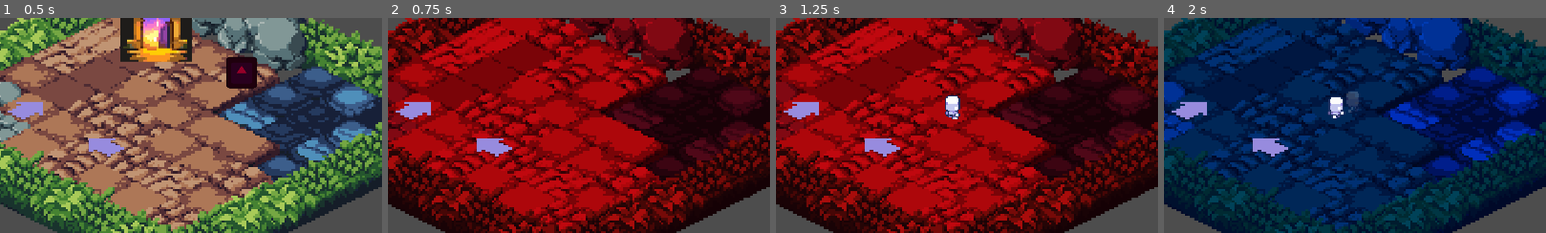
Above: before the commit, frames 1-4 (left to right).
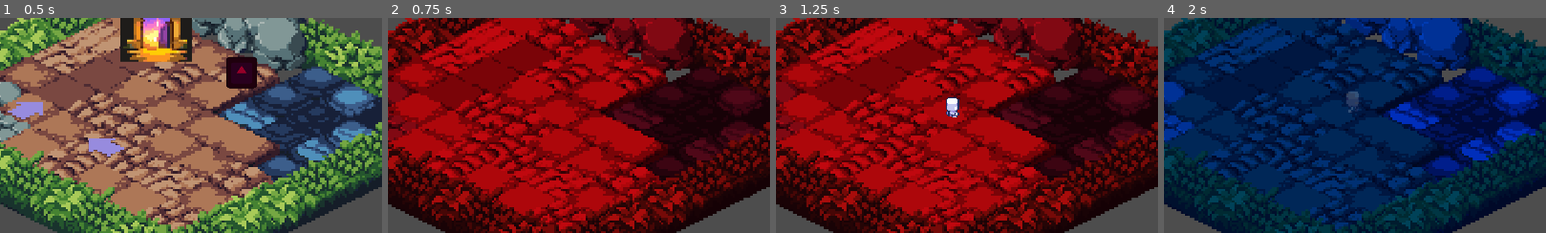
Above: after the commit, the same moments.

Repository: HephaistosForge/Chronominions
Game: Godot game, scene res://playgrounds/playground_brutenis.tscn
The game is run twice, just before and just after one commit, with the same random seed, the same clock (stepped at 60 frames per second) and the same inputs. The engine's default icon, where the game draws it, is replaced by a stand-in: a white triangle on a blue panel in a dark square.
Inputs (mouse positions are % of the whole screen's width and height, from its top left):
- Up to frame 1 (0.5 s): no input
- Up to frame 2 (0.75 s): click (97, 50) at 0.5 s
- Up to frame 3 (1.25 s): no input
- Up to frame 4 (2 s): click (97, 50) at 1.25 s
The pictures show only the part of the screen within x 27-77%, y 19-69%; the shares and areas given below are measured in that part.

Frame 1 is identical in both runs. In frame 2, 1.0% of the frame differs, in the area x 2-33%, y 39-65%; in frame 3, 1.2%; in frame 4, 1.4%, in the area x 2-48%, y 36-65%.

Commit message:
Direction markers can now register on epoch tile map

Diff:
--- a/game_objects/direction_marker/direction_marker.gd
+++ b/game_objects/direction_marker/direction_marker.gd
@@ -1,5 +1,6 @@
 @tool
 extends Area2D
+
 
 
 @export var direction: Globals.Direction = Globals.Direction.NW:
@@ -19,6 +20,13 @@
 				Globals.Direction.NW: Vector2(1, 2),
 			}[new_direction] * 8
 
+func _ready():
+	var parent = get_parent()
+	if parent.is_in_group("epoch_tile_map"):
+		parent.register_direction_marker(self, Globals.direction_to_vec(direction))
+	else:
+		assert(false, "DirectionMarker must be child of EpochTileMap!")
+
 func _physics_process(delta):
 	if not Engine.is_editor_hint():
 		for body in get_overlapping_bodies():
--- a/game_objects/direction_marker/direction_marker.tscn
+++ b/game_objects/direction_marker/direction_marker.tscn
@@ -31,3 +31,4 @@
 [node name="IntentionallySmallCollisionShape" type="CollisionShape2D" parent="."]
 rotation = 1.5708
 shape = SubResource("CircleShape2D_pn3ig")
+disabled = true
--- a/game_objects/lemmings/lemming.gd
+++ b/game_objects/lemmings/lemming.gd
@@ -18,6 +18,10 @@
 func _ready():
 	world = get_tree().get_first_node_in_group("world")
 	world.epoch_map.epoch_changed.connect(set_visibility)
+	var tween = create_tween()
+	self.scale = Vector2.ZERO
+	tween.tween_property(self, "scale", Vector2(1, 1), 0.4) \
+		.set_ease(Tween.EASE_OUT).set_trans(Tween.TRANS_BOUNCE)
 
 
 func _physics_process(delta):
@@ -32,6 +36,10 @@
 
 	if lemming_epoch_map.is_on_mountain(self):
 		self.bounce()
+
+	var new_direction = lemming_epoch_map.new_direction_if_on_direction_marker(self)
+	if new_direction != null:
+		direction = new_direction
 
 
 
--- a/game_objects/lemmings/lemming.tscn
+++ b/game_objects/lemmings/lemming.tscn
@@ -130,10 +130,26 @@
 "values": [Rect2(80, 24, 16, 24), Rect2(80, 48, 16, 24), Rect2(80, 72, 16, 24), Rect2(80, 48, 16, 24)]
 }
 
+[sub_resource type="Animation" id="Animation_t7mla"]
+resource_name = "spawn"
+tracks/0/type = "value"
+tracks/0/imported = false
+tracks/0/enabled = true
+tracks/0/path = NodePath(".:scale")
+tracks/0/interp = 2
+tracks/0/loop_wrap = true
+tracks/0/keys = {
+"times": PackedFloat32Array(),
+"transitions": PackedFloat32Array(),
+"update": 0,
+"values": []
+}
+
 [sub_resource type="AnimationLibrary" id="AnimationLibrary_gcv2c"]
 _data = {
 "RESET": SubResource("Animation_0ipbq"),
 "die": SubResource("Animation_cqgyx"),
+"spawn": SubResource("Animation_t7mla"),
 "walk_ne": SubResource("Animation_hxcxv"),
 "walk_nw": SubResource("Animation_yaxm3"),
 "walk_se": SubResource("Animation_cuncu"),
@@ -161,4 +177,5 @@
 libraries = {
 "": SubResource("AnimationLibrary_gcv2c")
 }
+autoplay = "spawn"
 speed_scale = 2.0
--- a/game_objects/map/epoch_map/epoch_tile_map/epoch_tile_map.gd
+++ b/game_objects/map/epoch_map/epoch_tile_map/epoch_tile_map.gd
@@ -1,6 +1,8 @@
 extends TileMap
 
 @export var epoch : Globals.Epoch
+
+var direction_markers: Dictionary = {}
 
 func _input(event: InputEvent) -> void:
 	if event is InputEventMouseButton and event.is_pressed():
@@ -11,6 +13,12 @@
 func world_to_tile_coord(coord: Vector2) -> Vector2:
 	return local_to_map(coord)
 
+func _ready():
+	print(epoch, direction_markers)
+
+func register_direction_marker(node: Node2D, direction: Vector2):
+	direction_markers[_node_to_tile_coord(node)] = direction
+	print(epoch, direction_markers)
 
 func get_tile_data_at_mouse_pos() -> TileData:
 	var tile_map_coordinates = local_to_map(get_local_mouse_position())
@@ -21,10 +29,13 @@
 func get_centered_tile_position_from_world_position(world_pos: Vector2) -> Vector2:
 	return to_global(map_to_local(local_to_map(to_local(world_pos))))
 
+func _node_to_tile_coord(node: Node2D):
+	var local_node_pos = to_local(node.global_position)
+	return local_to_map(local_node_pos)
+
 func _node_to_tile_data(node: Node2D):
-	var local_node_pos = to_local(node.global_position)
-	var tile_coord = local_to_map(local_node_pos)
-	return get_cell_tile_data(0,tile_coord)
+	var tile_coord = _node_to_tile_coord(node)
+	return get_cell_tile_data(0, tile_coord)
 
 func is_on_tile(node: Node2D) -> bool:
 	return _node_to_tile_data(node) != null
@@ -37,3 +48,11 @@
 
 func is_on_mountain(node: Node2D) -> bool:
 	return _node_to_tile_type(node) == Globals.Tile.BOUNCE
+
+func new_direction_if_on_direction_marker(node: Node2D):
+	var tile_coord = _node_to_tile_coord(node)
+	print(epoch, tile_coord, direction_markers)
+	if tile_coord in direction_markers:
+		print("AAAAAAAAAAAAAAAAAAA")
+		return direction_markers[tile_coord]
+	return null
--- a/game_objects/map/epoch_map/epoch_tile_map/epoch_tile_map.tscn
+++ b/game_objects/map/epoch_map/epoch_tile_map/epoch_tile_map.tscn
@@ -626,7 +626,7 @@
 custom_data_layer_0/type = 2
 sources/3 = SubResource("TileSetAtlasSource_jq7lb")
 
-[node name="EpochTileMap" type="TileMap"]
+[node name="EpochTileMap" type="TileMap" groups=["epoch_tile_map"]]
 y_sort_enabled = true
 scale = Vector2(8, 8)
 tile_set = SubResource("TileSet_utw02")
--- a/playgrounds/playground_brutenis.tscn
+++ b/playgrounds/playground_brutenis.tscn
@@ -29,15 +29,17 @@
 z_index = 1
 position = Vector2(30.875, -17.1875)
 
+[node name="DirectionMarker" parent="World/EpochMap/EpochTileMap" index="3" instance=ExtResource("5_qvf6e")]
+position = Vector2(-29.75, 16.0625)
+scale = Vector2(0.125, 0.125)
+
+[node name="DirectionMarker2" parent="World/EpochMap/EpochTileMap" index="4" instance=ExtResource("5_qvf6e")]
+position = Vector2(-66.125, -0.4375)
+scale = Vector2(0.125, 0.125)
+direction = 1
+
 [node name="EpochTileMap3" parent="World/EpochMap" index="2"]
 epoch = 1
 
-[node name="DirectionMarker" parent="." instance=ExtResource("5_qvf6e")]
-position = Vector2(1403, 632)
-
-[node name="DirectionMarker2" parent="." instance=ExtResource("5_qvf6e")]
-position = Vector2(1112, 500)
-direction = 1
-
 [editable path="World"]
 [editable path="World/EpochMap"]
Not shown: 1 places in game_objects/lemmings/lemming.tscn that only renumber resources
